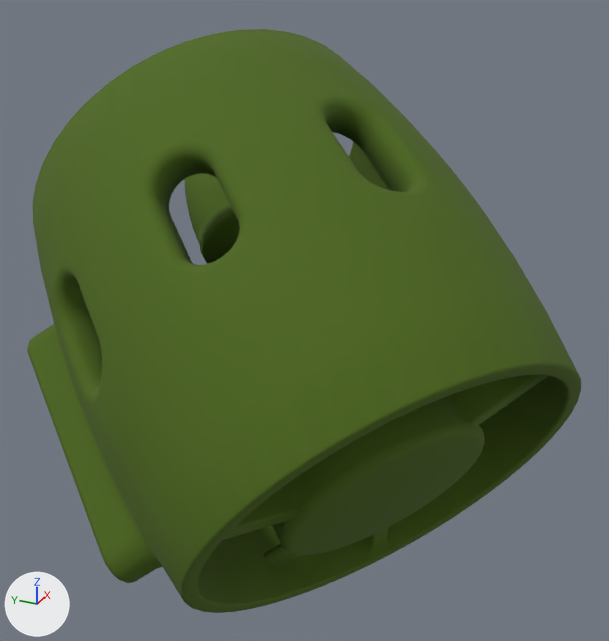
Two versions of the COLLADA model robots/uuv_d/urdf/mesh/proto_type/meshes/t1.dae, one commit apart.
Camera for both pictures: a camera (50 mm lens) standing at (-0.1292, -0.0711, 0.0497) and looking at (-0.0094, -0.0172, -0.0102). Lighting does not change. The marker at lower left points along +X, +Y and +Z. The picture after the commit comes second.

The first picture shows 'node0'.
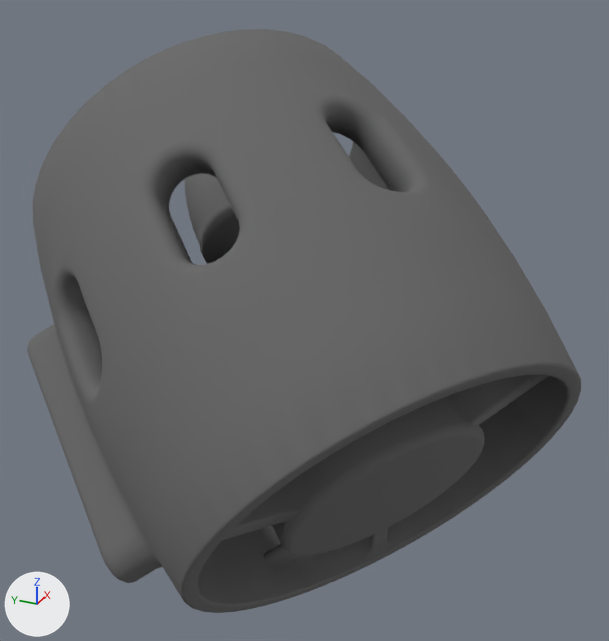
The change, as a list of edits to the scene's bpy script:
```text
Change mat_defaultmaterial:
    remove n3 = _N.new('ShaderNodeMix'); n3.name = 'Mix'
    remove n3.data_type = 'RGBA'
    remove n3.blend_type = 'MULTIPLY'
    remove n3.inputs[0].default_value = 1.0  # 'Factor'
    remove n3.inputs[7].default_value = (0.523, 1.0, 0.0331, 1.0)  # 'B', green #bfff33
    where n2 = _N.new('ShaderNodeVertexColor'); n2.name = 'Color Attribute'
    where n0 = _N.new('ShaderNodeBsdfPrincipled'); n0.name = 'Principled BSDF'
    remove _L.new(n2.outputs[0], n3.inputs[6])  # 'Color' to 'A'
    remove _L.new(n3.outputs[2], n0.inputs[0])  # 'Result' to 'Base Color'
    add _L.new(n2.outputs[0], n0.inputs[0])  # 'Color' to 'Base Color'
```

Where the change shows, as pixel boxes (x1, y1, x2, y2) in the pictures (609 x 641 px):
'node0', recoloured (lighter): (27, 29, 581, 613) in both
